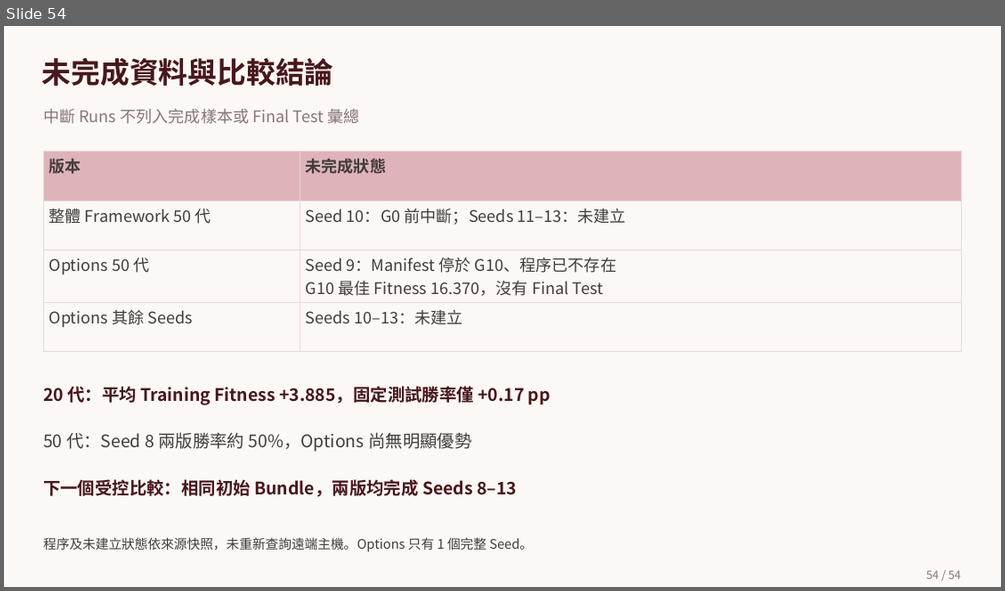
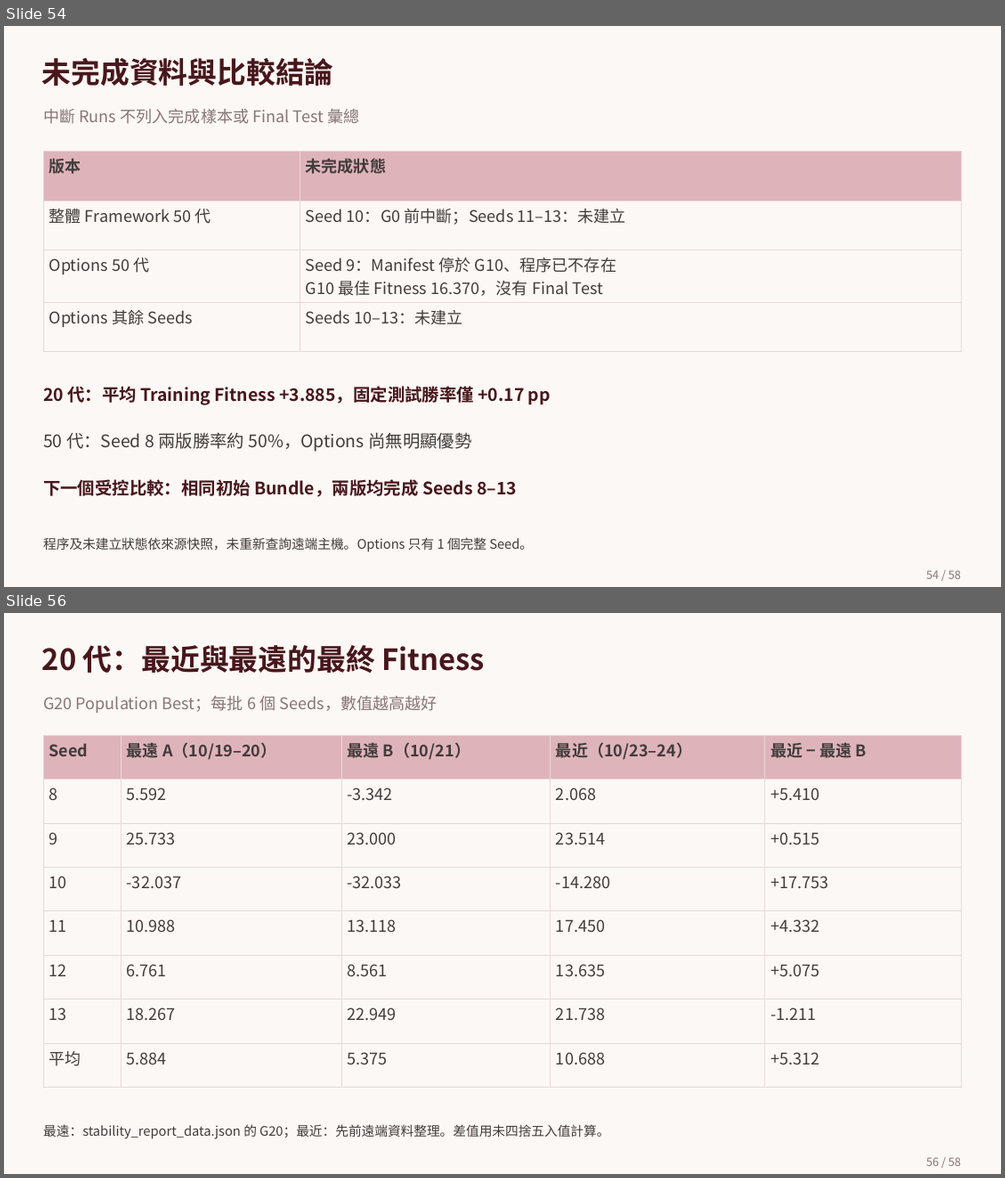
Before and after one commit to sophie8909/EAGLE, a slide deck: Meeting/20261029_experiment_comparison/deliverables/EAGLE_20261029_experiment_comparison_combined.pptx. Shown one above the other, each under a label of ours: slide 54 before the commit, slides 54 and 56 after it; the slides between them are not shown. The pictures are 1005x591 and 1005x1178 pixels, drawn with LibreOffice and Linux fonts; fonts in the diff are those of the drawing; background and template pictures are left out. Boxes give left, top, right and bottom in pixels: in the first picture for what was removed or moved away, otherwise in the second. Text is boxed around its words. In the diff, an @@ line names an element or a change of style, - is before the commit and + after.

```diff
--- a/Meeting/20261029_experiment_comparison/deliverables/EAGLE_20261029_experiment_comparison_combined.pptx
+++ b/Meeting/20261029_experiment_comparison/deliverables/EAGLE_20261029_experiment_comparison_combined.pptx
@@ slide 56 added at (4,613,1001,1174), background picture (left out) @@
@@ text added at (42,645,484,673), 36.8 pt, text #47171C, bold @@
+20 代：最近與最遠的最終 Fitness
@@ text added at (43,696,437,713), 20.2 pt, text #877675 @@
+G20 Population Best；每批 6 個 Seeds，數值越高越好
@@ table added at (43,736,962,1087), 8 rows, 5 columns @@
+Seed | 最遠 A（10/19–20） | 最遠 B（10/21） | 最近（10/23–24） | 最近 − 最遠 B
+8 | 5.592 | -3.342 | 2.068 | +5.410
+9 | 25.733 | 23.000 | 23.514 | +0.515
+10 | -32.037 | -32.033 | -14.280 | +17.753
+11 | 10.988 | 13.118 | 17.450 | +4.332
+12 | 6.761 | 8.561 | 13.635 | +5.075
+13 | 18.267 | 22.949 | 21.738 | -1.211
+平均 | 5.884 | 5.375 | 10.688 | +5.312
@@ text added at (43,1124,609,1139), 16.5 pt, text #423C3B @@
+最遠：stability_report_data.json 的 G20；最近：先前遠端資料整理。差值用未四捨五入值計算。
@@ page number added at (926,1157,961,1166), 14.2 pt, text #897574 @@
+56 / 58
@@ page number at (926,570,961,579): text changed @@
-54 / 54
+54 / 58
```
Also in this commit, not shown: 3 other slides added, 2 other files.
